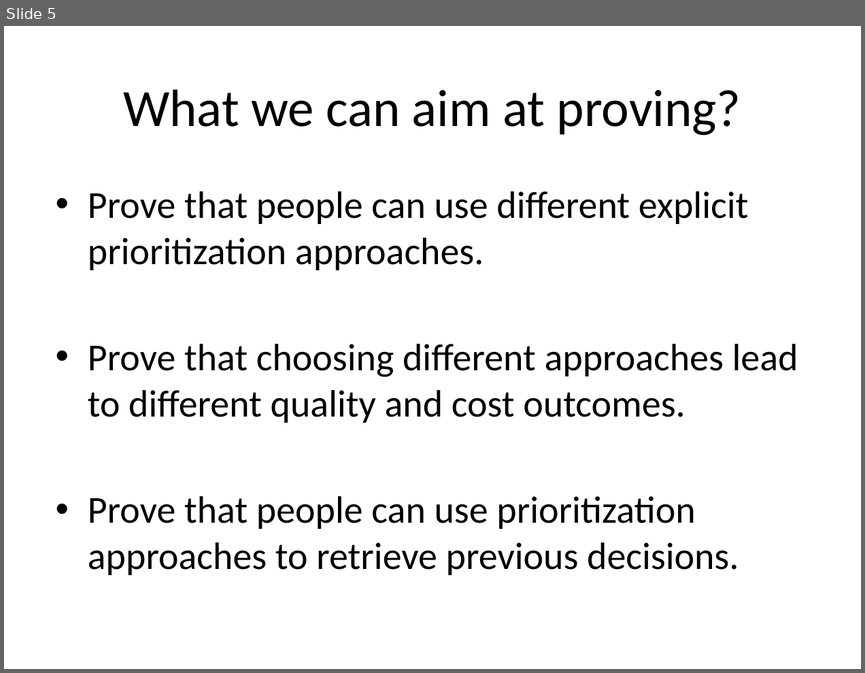
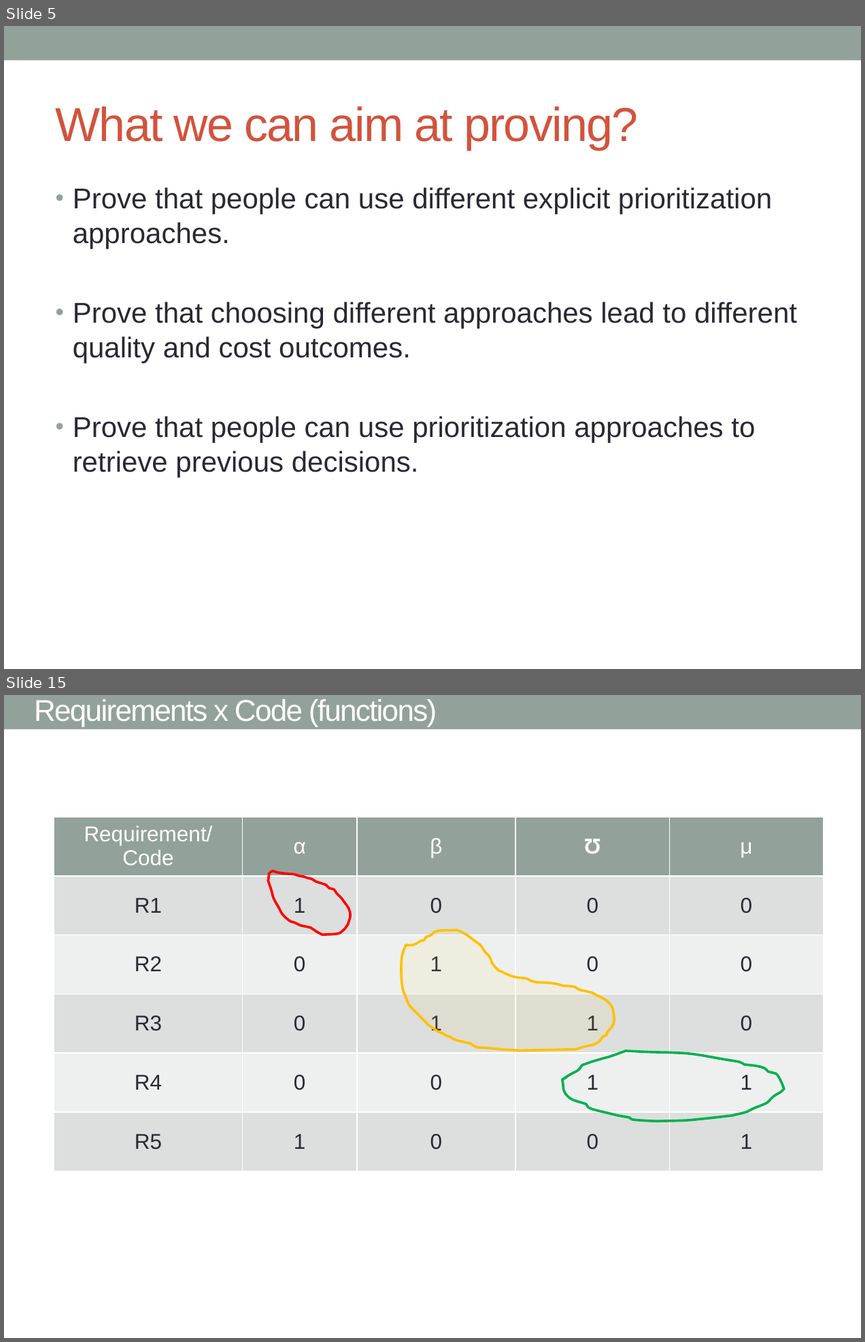
Before and after one commit to christianadriano/ReqEngResearch, a slide deck: Paper_TraceabilityBasedPrioritization/Writing/ProposalsToContinue.pptx. Shown one above the other, each under a label of ours: slide 5 before the commit, slides 5 and 15 after it; the slides between them are not shown. The pictures are 865x673 and 865x1342 pixels, drawn with LibreOffice and Linux fonts; fonts in the diff are those of the drawing. Boxes give left, top, right and bottom in pixels: in the first picture for what was removed or moved away, otherwise in the second. Text is boxed around its words. In the diff, an @@ line names an element or a change of style, - is before the commit and + after.

```diff
--- a/Paper_TraceabilityBasedPrioritization/Writing/ProposalsToContinue.pptx
+++ b/Paper_TraceabilityBasedPrioritization/Writing/ProposalsToContinue.pptx
@@ slide 15 added at [4,695,861,1338], background #FFFFFF; not listed: 1 template element that a slide beside it also shows @@
@@ title added at [34,699,436,727], 25.2 pt, text #FFFFFF @@
+Requirements x Code (functions)
@@ table added at [54,817,824,1172], 6 rows, 5 columns @@
+Requirement/ / Code | α | β | Ʊ | μ
+R1 | 1 | 0 | 0 | 0
+R2 | 0 | 1 | 0 | 0
+R3 | 0 | 1 | 1 | 0
+R4 | 0 | 0 | 1 | 1
+R5 | 1 | 0 | 0 | 1
@@ freeform shape added at [268,870,350,934], outline #FF0000 2.08 pt @@
@@ freeform shape added at [400,930,613,1051], fill #FAD13C at 8% opacity, outline #FFC000 2.08 pt @@
@@ freeform shape added at [562,1051,784,1121], outline #00B050 2.08 pt @@
@@ slide 5 changed as well @@
@@ rectangle added at [4,26,861,60], fill #93A299 @@
@@ title "What we can aim at ...": place and size @@
-title "What we can aim at ..." at [123,89,741,135]
+title "What we can aim at ..." at [56,106,638,150]
@@ title "What we can aim at ..." at [56,106,638,150]: size 44 to 40 pt, font Calibri to Arial, text colour #000000 to #D2533C, letter spacing 0 to -1 pt; alignment centre to left @@
@@ text "Prove that people can use ..." at [73,187,797,477]: size 32 to 24 pt, font Calibri to Arial, text colour #000000 to #292934; indent changed; less space between paragraphs @@
```
Also in this commit, not shown: 4 other slides changed, 11 other slides added, 6 other files.
